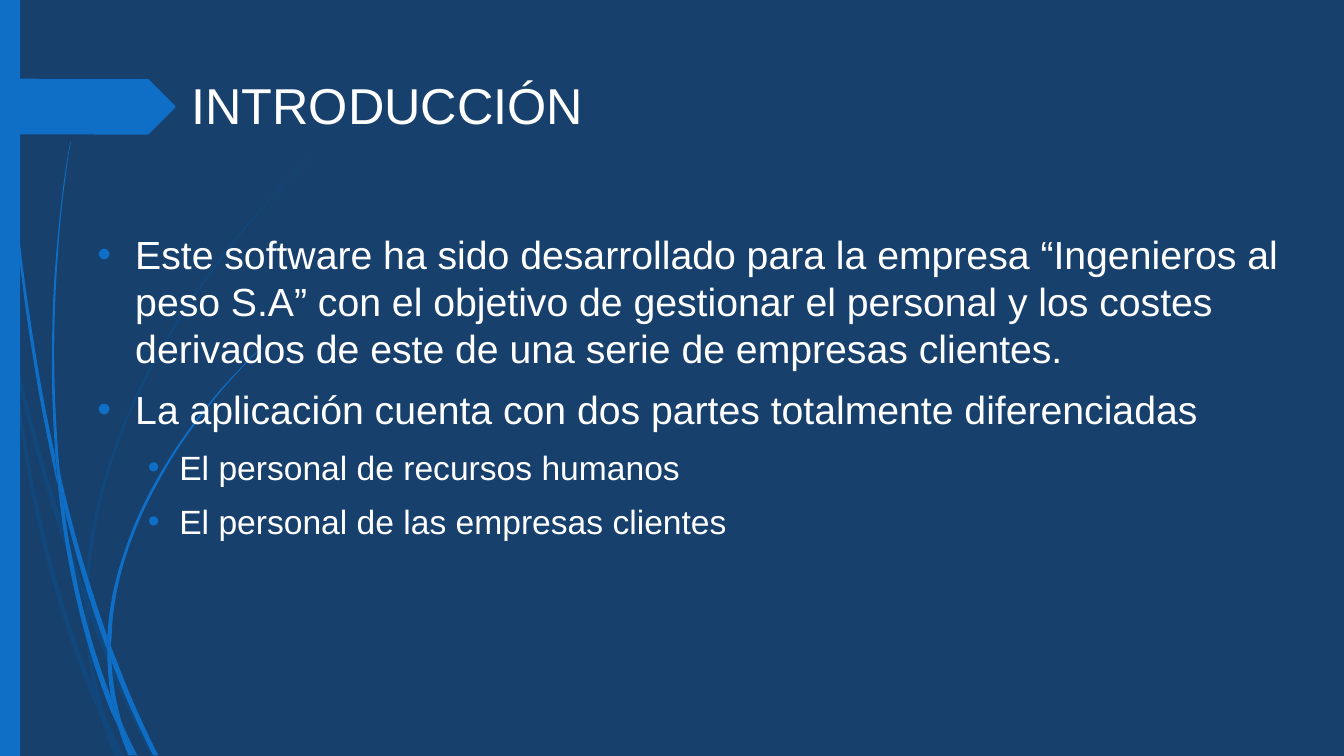
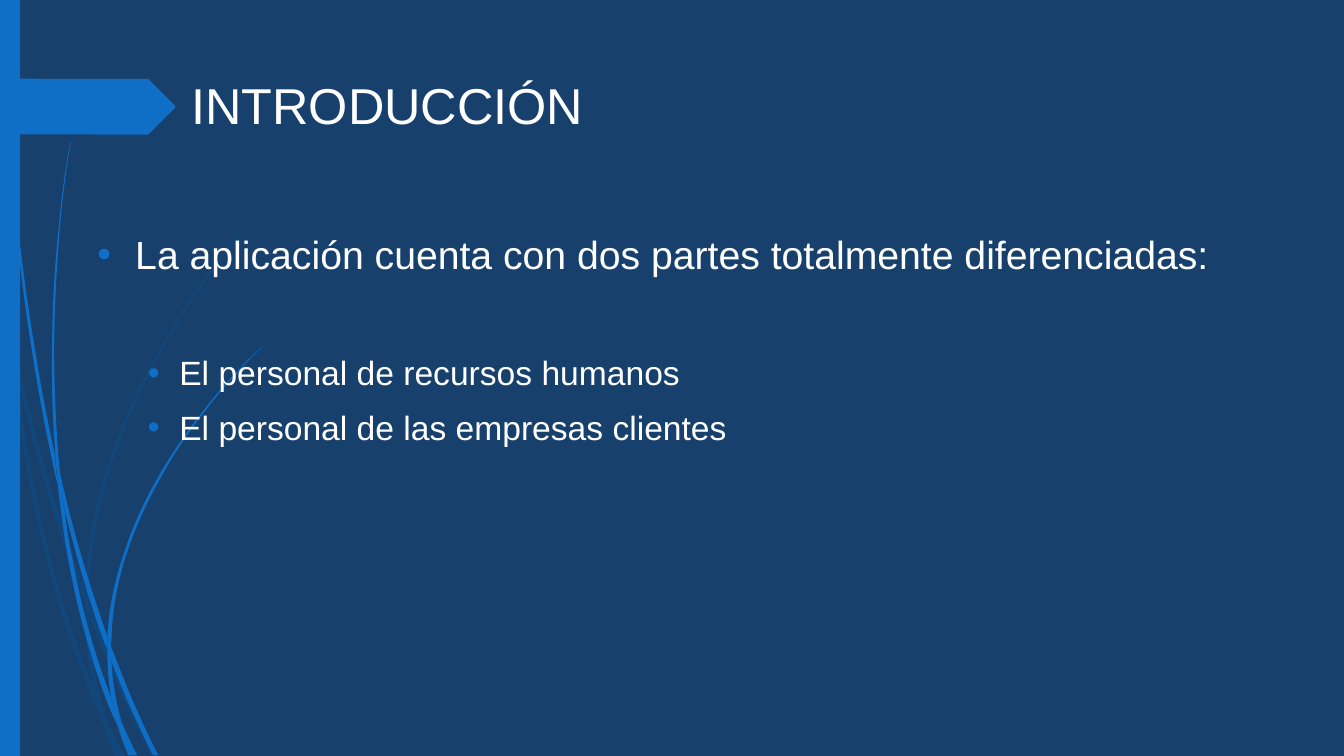
Before and after one commit to albertogmdev/ProyectoWebC-S, a slide deck: slide 2 of Presentación Web.pptx. Drawn at 1344x756 pixels with LibreOffice and Linux fonts; fonts in the diff are those of the drawing. Boxes give left, top, right and bottom in pixels: in the first picture for what was removed or moved away, otherwise in the second. Text is boxed around its words. In the diff, an @@ line names an element or a change of style, - is before the commit and + after.

```diff
--- a/Presentación Web.pptx
+++ b/Presentación Web.pptx
@@ text at (135, 240, 1208, 277): text changed @@
-• Este software ha sido desarrollado para la empresa “Ingenieros al peso S.A” con el objetivo de gestionar el personal y los costes derivados de este de una serie de empresas clientes.
-• La aplicación cuenta con dos partes totalmente diferenciadas
+• La aplicación cuenta con dos partes totalmente diferenciadas:
```
Also in this commit, not shown: 15 other slides changed.
